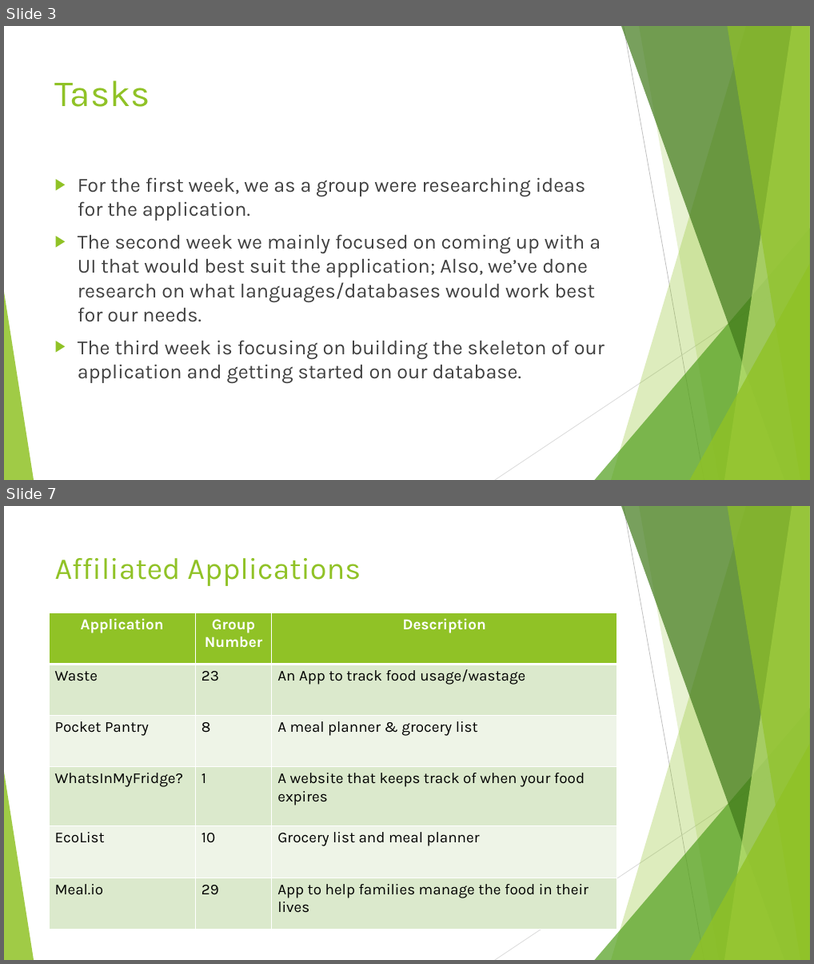
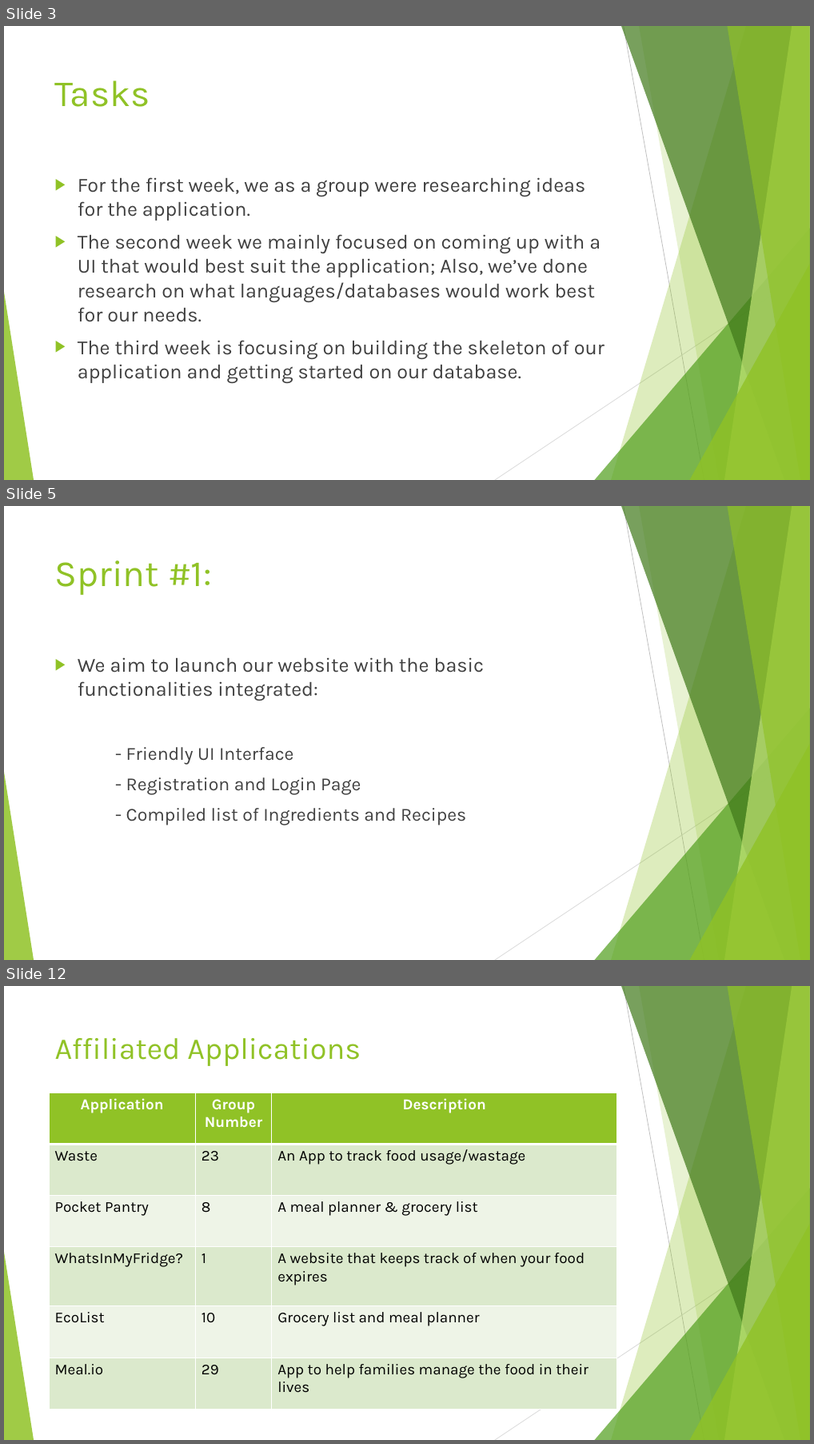
Before and after one commit to AustinBCIT/MVF, a slide deck: Monday May 8th Presentation.pptx. Shown one above the other, each under a label of ours: slides 3 and 7 before the commit, slides 3, 5 and 12 after it; the slides between them are not shown. The pictures are 814x964 and 814x1444 pixels, drawn with LibreOffice and Linux fonts; fonts in the diff are those of the drawing. Boxes give left, top, right and bottom in pixels: in the first picture for what was removed or moved away, otherwise in the second. Text is boxed around its words. In the diff, an @@ line names an element or a change of style, - is before the commit and + after.

```diff
--- a/Monday May 8th Presentation.pptx
+++ b/Monday May 8th Presentation.pptx
@@ slide 5 added at (4,506,810,960), background #FFFFFF; not listed: 10 template elements that a slide beside it also shows @@
@@ title added at (55,560,212,595), 44 pt, text #90C226 @@
+Sprint #1:
@@ text added at (78,657,485,825), 22 pt, text #404040 @@
+▶ We aim to launch our website with the basic functionalities integrated:
+  - Friendly UI Interface
+  - Registration and Login Page
+  - Compiled list of Ingredients and Recipes
@@ what was slide 7 is now slide 12 @@
```
Also in this commit, not shown: 4 slides changed, 4 other slides added.
